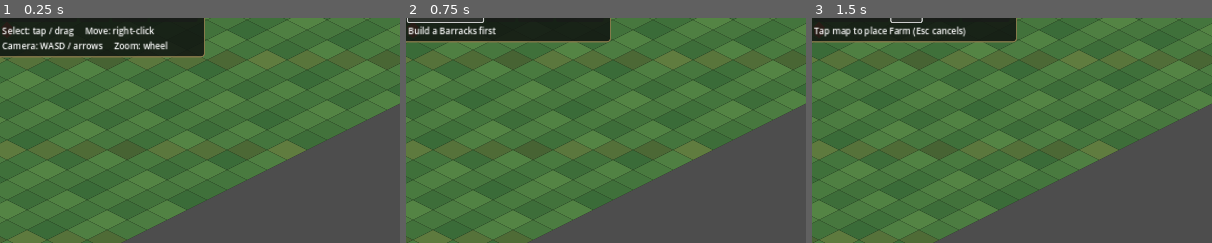
Above: before the commit, frames 1-3 (left to right).
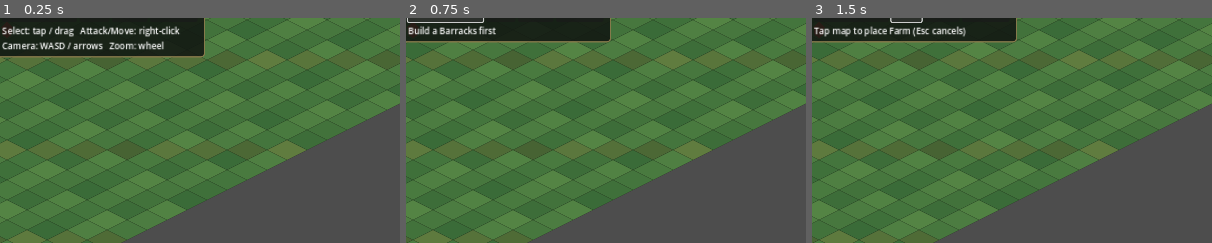
Above: after the commit, the same moments.

Repository: noub1234567-cmd/Medieval-RTS-Mobile
Game: Godot game, scene res://scenes/main.tscn
Same seed, same stepped clock (60 frames per second), same inputs: the game is played once before the commit and once after it.
Inputs:
- Up to frame 1 (0.25 s): no input
- Up to frame 2 (0.75 s): click "Recruit soldier" at 0.5 s
- Up to frame 3 (1.5 s): click "Farm" at 1.25 s
The pictures show only the part of the screen within x 2-52%, y 22-72%; the shares and areas given below are measured in that part.

The runs differ from the first frame. In frame 1, 0.9% of the frame differs, in the area x 19-45%, y 3-15%; in frame 2, nothing differs; in frame 3, nothing differs.

Commit message:
Add attack orders and clean up defeated units

Diff:
--- a/scripts/game.gd
+++ b/scripts/game.gd
@@ -198,7 +198,7 @@
 		b.pressed.connect(func(): begin_placement(building_name))
 		buttons.add_child(b)
 	help_label=Label.new()
-	help_label.text="Select: tap / drag     Move: right-click\nCamera: WASD / arrows     Zoom: wheel"
+	help_label.text="Select: tap / drag   Attack/Move: right-click\nCamera: WASD / arrows   Zoom: wheel"
 	help_label.add_theme_font_size_override("font_size",14)
 	v.add_child(help_label)
 
